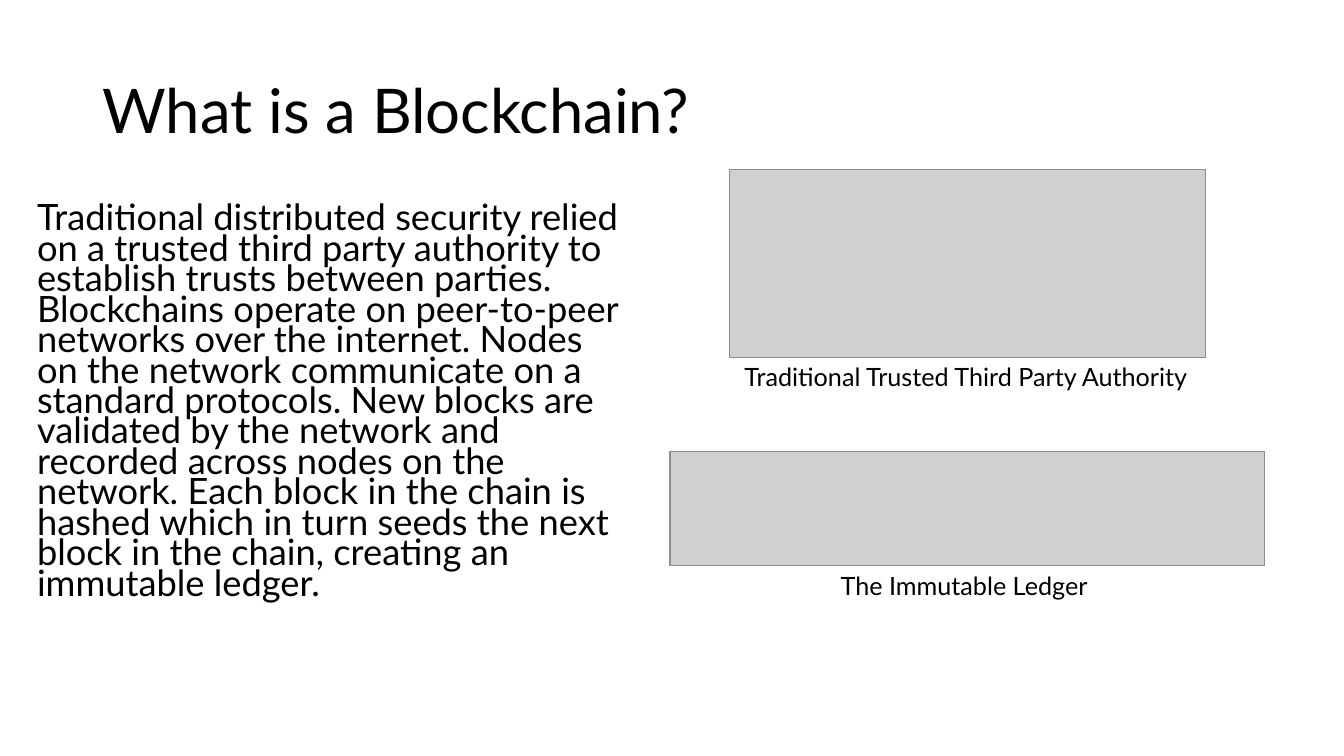
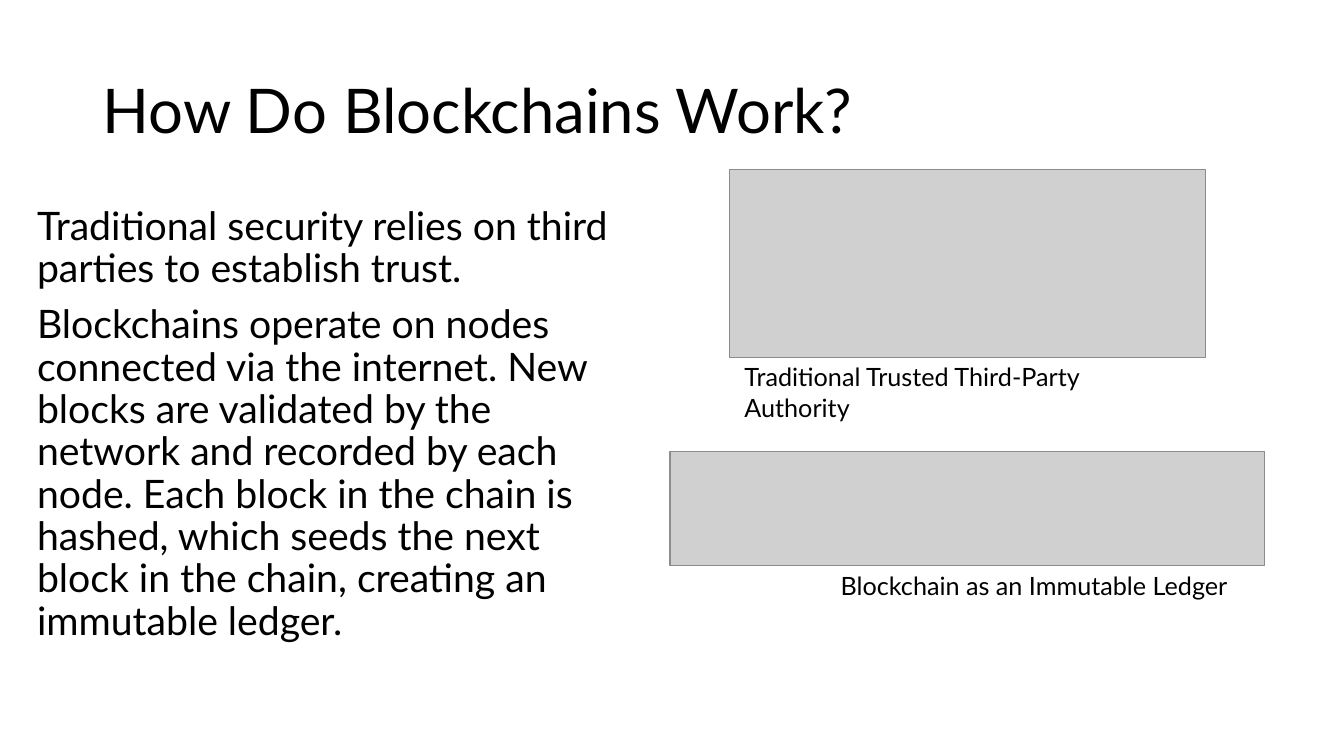
Before and after one commit to microsoft/AcademicContent, a slide deck: slide 3 of Workshop/19. Blockchain on Azure/Blockchain on Azure.pptx. Drawn at 1344x756 pixels with LibreOffice and Linux fonts; fonts in the diff are those of the drawing; grey boxes stand for pictures. Boxes give left, top, right and bottom in pixels: in the first picture for what was removed or moved away, otherwise in the second. Text is boxed around its words. In the diff, an @@ line names an element or a change of style, - is before the commit and + after.

Commit message:
Updated Blockchain slides

```diff
--- a/Workshop/19. Blockchain on Azure/Blockchain on Azure.pptx
+++ b/Workshop/19. Blockchain on Azure/Blockchain on Azure.pptx
@@ title at (102,87,853,134): text changed @@
-What is a Blockchain?
+How Do Blockchains Work?
@@ text at (37,211,608,642): text changed; size 25.9 to 28 pt @@
-Traditional distributed security relied on a trusted third party authority to establish trusts between parties. Blockchains operate on peer-to-peer networks over the internet. Nodes on the network communicate on a standard protocols. New blocks are validated by the network and recorded across nodes on the network. Each block in the chain is hashed which in turn seeds the next block in the chain, creating an immutable ledger.
+Traditional security relies on third parties to establish trust.
+Blockchains operate on nodes connected via the internet. New blocks are validated by the network and recorded by each node. Each block in the chain is hashed, which seeds the next block in the chain, creating an immutable ledger.
@@ text at (744,367,1079,421): text changed @@
-Traditional Trusted Third Party Authority
+Traditional Trusted Third-Party Authority
@@ text at (841,576,1228,600): text changed @@
-The Immutable Ledger
+Blockchain as an Immutable Ledger
```
Also in this commit, not shown: 12 other slides changed.
